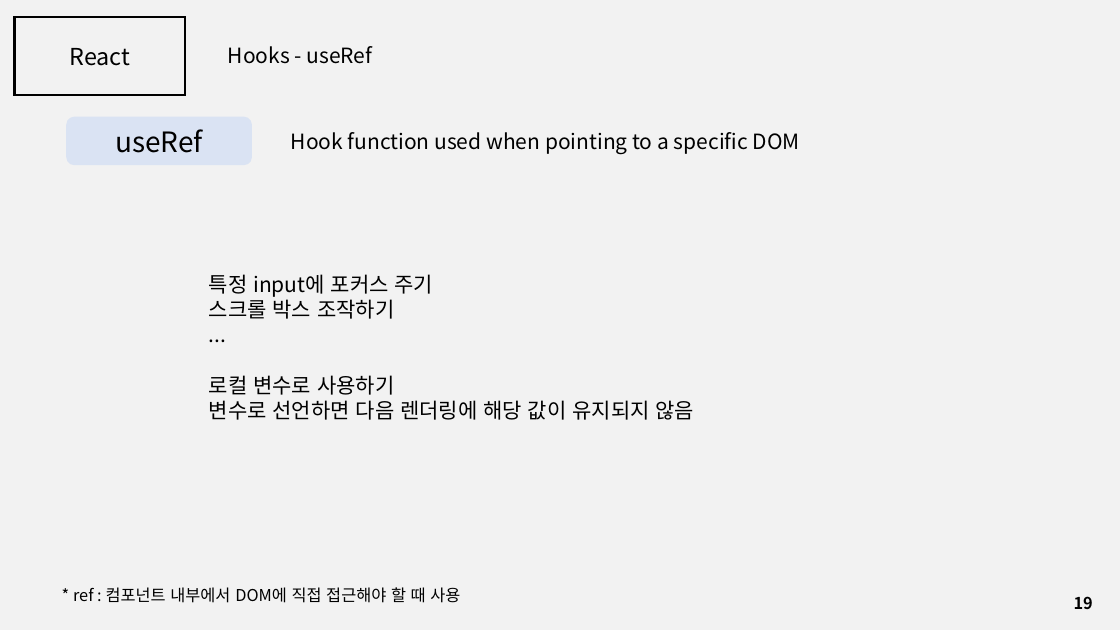
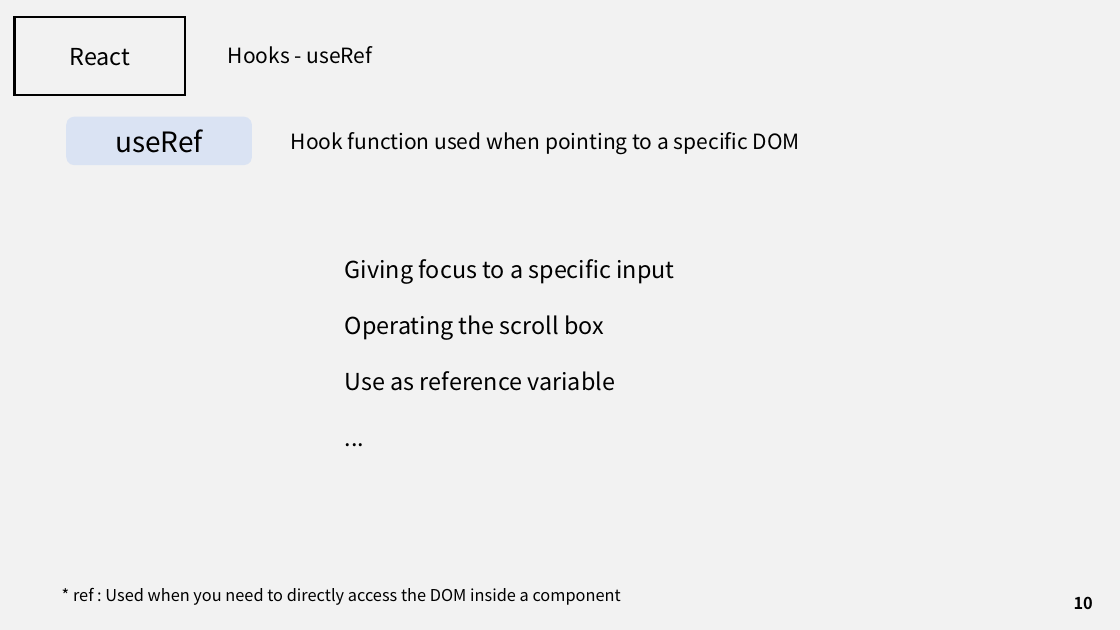
Before and after one commit to J3SUNG/Seminar, a slide deck: slide 10 of 210224_React_2.pptx (slide 19 before the commit). Drawn at 1120x630 pixels with LibreOffice and Linux fonts; fonts in the diff are those of the drawing. Boxes give left, top, right and bottom in pixels: in the first picture for what was removed or moved away, otherwise in the second. Text is boxed around its words. In the diff, an @@ line names an element or a change of style, - is before the commit and + after.

```diff
--- a/210224_React_2.pptx
+++ b/210224_React_2.pptx
@@ text "Giving focus to a specific ..." moved from (x1=209, y1=274, x2=695, y2=420) to (x1=345, y1=259, x2=674, y2=391) @@
@@ text "Giving focus to a specific ..." at (x1=345, y1=259, x2=674, y2=391): size 18 to 20 pt in "..." @@
@@ text at (x1=345, y1=259, x2=674, y2=391): text changed; size 18 to 20 pt @@
-특정 input에 포커스 주기
-스크롤 박스 조작하기
+Giving focus to a specific input
+Operating the scroll box
+Use as reference variable
@@ text at (x1=209, y1=375, x2=695, y2=420): paragraphs removed @@
-로컬 변수로 사용하기
-변수로 선언하면 다음 렌더링에 해당 값이 유지되지 않음
@@ text at (x1=73, y1=588, x2=621, y2=605): text changed @@
-* ref : 컴포넌트 내부에서 DOM에 직접 접근해야 할 때 사용
+* ref : Used when you need to directly access the DOM inside a component
@@ page number at (x1=1074, y1=596, x2=1093, y2=609): text changed @@
-19
+10
```
Also in this commit, not shown: 4 other slides changed, 1 other file.
